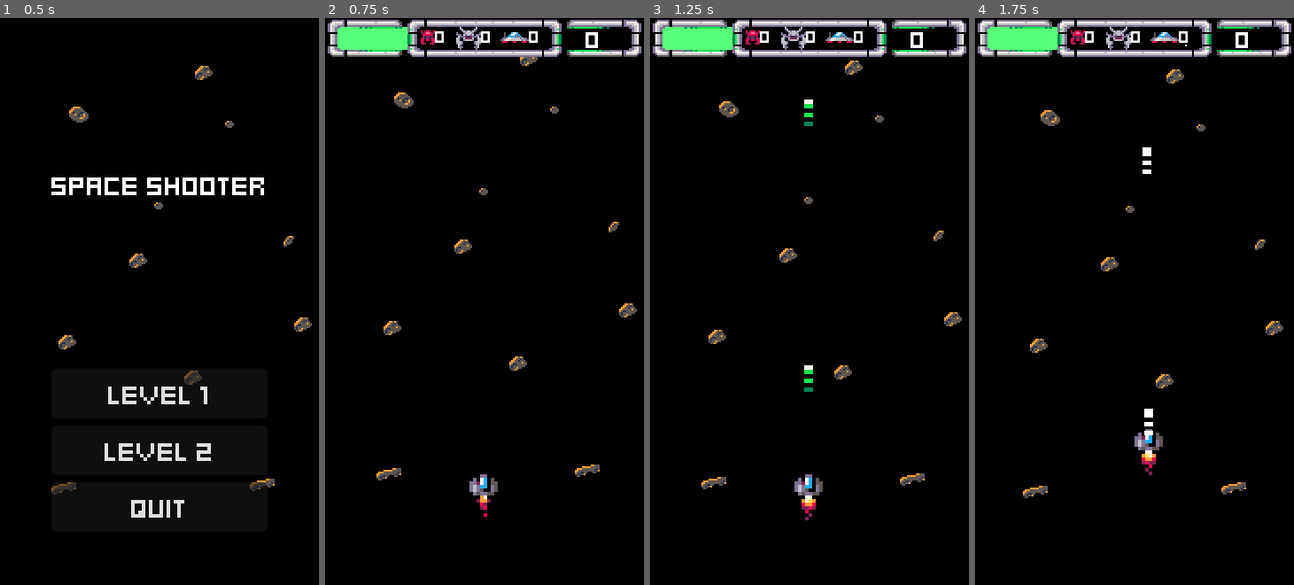
Above: before the commit, frames 1-4 (left to right).
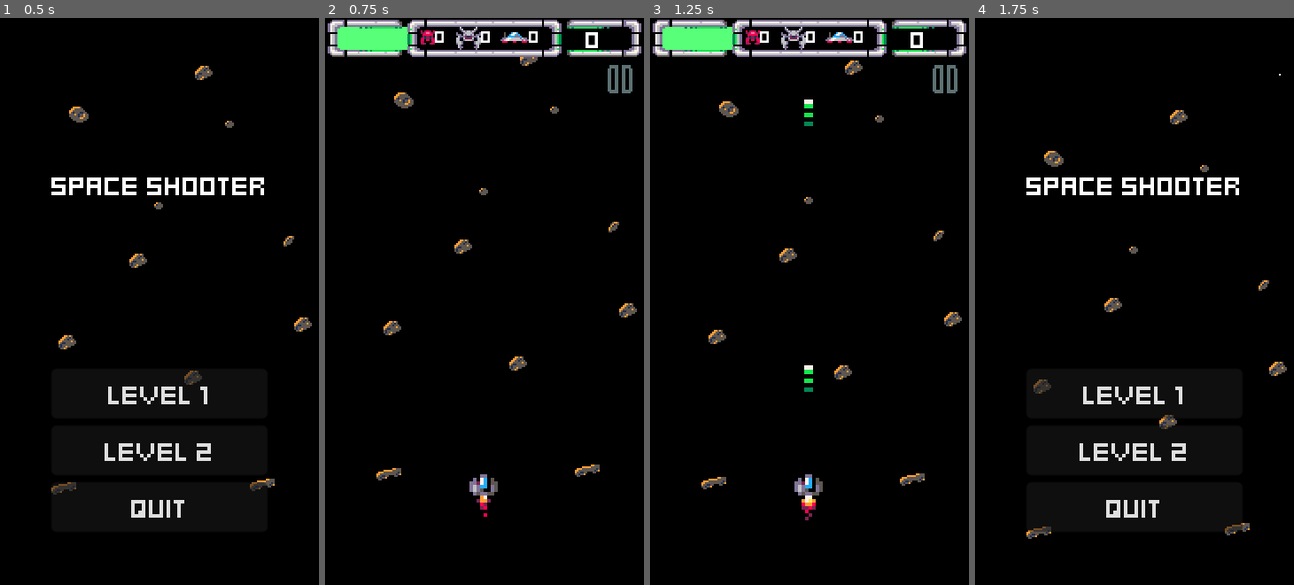
Above: after the commit, the same moments.

Repository: mubashirtanveerayon/SpaceShmup
Game: Godot game, scene res://scenes/ui/main_menu.tscn
Same seed, same stepped clock (60 frames per second), same inputs: the game is played once before the commit and once after it. Sound files missing from this copy of the repository are replaced by a short silence.
Inputs (mouse positions are in pixels of both pictures, inside the frame that each line leads up to):
- Up to frame 1 (0.5 s): no input
- Up to frame 2 (0.75 s): click "Level 1" at 0.5 s
- Up to frame 3 (1.25 s): no input
- Up to frame 4 (1.75 s): click (1268, 80) at 1.27 s

Frame 1 is identical in both runs. In frame 2, 0.2% of the frame differs, in the area x 88-97%, y 8-14%; in frame 3, 0.2%; in frame 4, 8.7%, in the area x 0-100%, y 0-92%.

Commit message:
pause button

Diff:
--- a/scenes/boss_fight.tscn
+++ b/scenes/boss_fight.tscn
@@ -17,6 +17,9 @@
 [ext_resource type="Texture2D" uid="uid://dsrobotp5hokg" path="res://assets/pico8_invaders_sprites_LARGE(1).png" id="14_vkkwt"]
 [ext_resource type="PackedScene" uid="uid://c5tueres11aun" path="res://scenes/power_up/player_bullet_scale_power_up.tscn" id="14_wbvb7"]
 [ext_resource type="AudioStream" uid="uid://b2c7xsmxb7tc7" path="res://assets/audio/2021-08-30_-_Boss_Time_-_www.FesliyanStudios.com.mp3" id="16_fxeev"]
+[ext_resource type="Texture2D" uid="uid://dg13a7318xkf1" path="res://assets/pause_up.png" id="17_6sap6"]
+[ext_resource type="Texture2D" uid="uid://5l0w3kifsxei" path="res://assets/pause_down.png" id="18_ma0v4"]
+[ext_resource type="Texture2D" uid="uid://cs42s7ybynsbr" path="res://assets/pause_hover.png" id="19_tae6d"]
 
 [sub_resource type="GDScript" id="GDScript_op0wo"]
 script/source = "extends Node2D
@@ -31,6 +34,7 @@
 	hide()
 	$ParallaxBackground.hide()
 	$HUD.hide()
+	game_pause_triggered.emit(unique_id)
 
 func resume():
 	get_tree().paused=false
@@ -42,7 +46,7 @@
 func _process(delta):
 	if Input.is_action_pressed(\"ui_cancel\") and not get_tree().paused:
 		pause()
-		game_pause_triggered.emit(unique_id)
+
 
 func _on_stats_boss_enemy_dead():
 	for child in get_children(false):
@@ -151,6 +155,17 @@
 atlas = ExtResource("14_vkkwt")
 region = Rect2(0, 104, 128, 24)
 
+[sub_resource type="GDScript" id="GDScript_4or3v"]
+script/source = "extends TextureButton
+
+
+@onready var world_node:Node2D=get_tree().get_first_node_in_group(\"world\")
+
+func _on_pressed():
+	if world_node != null and not get_tree().paused:
+		world_node.pause()
+"
+
 [node name="BossFight" type="Node2D" groups=["world"]]
 script = SubResource("GDScript_op0wo")
 
@@ -270,8 +285,20 @@
 texture = SubResource("AtlasTexture_40u1h")
 stretch_mode = 1
 
+[node name="TextureButton" type="TextureButton" parent="HUD/Stats"]
+offset_left = 158.0
+offset_top = 25.0
+offset_right = 175.0
+offset_bottom = 44.0
+texture_normal = ExtResource("17_6sap6")
+texture_pressed = ExtResource("18_ma0v4")
+texture_hover = ExtResource("19_tae6d")
+stretch_mode = 3
+script = SubResource("GDScript_4or3v")
+
 [node name="AudioStreamPlayer" type="AudioStreamPlayer" parent="."]
 stream = ExtResource("16_fxeev")
 autoplay = true
 
 [connection signal="boss_enemy_dead" from="HUD/Stats" to="." method="_on_stats_boss_enemy_dead"]
+[connection signal="pressed" from="HUD/Stats/TextureButton" to="HUD/Stats/TextureButton" method="_on_pressed"]
--- a/scenes/world.tscn
+++ b/scenes/world.tscn
@@ -6,10 +6,13 @@
 [ext_resource type="PackedScene" uid="uid://bs3bxh8urlbaj" path="res://scenes/boundary.tscn" id="2_t7ai7"]
 [ext_resource type="PackedScene" uid="uid://dcv6r7cassn87" path="res://scenes/limited_spawner.tscn" id="4_5q2j5"]
 [ext_resource type="Texture2D" uid="uid://dsrobotp5hokg" path="res://assets/pico8_invaders_sprites_LARGE(1).png" id="5_2st35"]
+[ext_resource type="Texture2D" uid="uid://dg13a7318xkf1" path="res://assets/pause_up.png" id="6_c8x4h"]
 [ext_resource type="PackedScene" uid="uid://chxhntyic1up" path="res://scenes/shooter_enemy.tscn" id="6_ll2sy"]
 [ext_resource type="PackedScene" uid="uid://cw3ufjy2t8d2p" path="res://scenes/bomber_ufo.tscn" id="7_ctqda"]
+[ext_resource type="Texture2D" uid="uid://5l0w3kifsxei" path="res://assets/pause_down.png" id="7_kjabt"]
 [ext_resource type="FontFile" uid="uid://c45raxvnju0m3" path="res://assets/fonts/kenney_mini_square.ttf" id="8_3i6uo"]
 [ext_resource type="Script" path="res://scripts/ui/stats.gd" id="8_4qvps"]
+[ext_resource type="Texture2D" uid="uid://cs42s7ybynsbr" path="res://assets/pause_hover.png" id="8_6b6fg"]
 [ext_resource type="Theme" uid="uid://bllenujqgun7o" path="res://data/ui_theme.tres" id="8_whqfb"]
 [ext_resource type="PackedScene" uid="uid://7n47pc0cdrlq" path="res://scenes/power_up/power_up_spawner.tscn" id="10_37tgw"]
 [ext_resource type="PackedScene" uid="uid://bb8b3ynurjoo3" path="res://scenes/power_up/health_power_up.tscn" id="12_5qwh8"]
@@ -30,6 +33,7 @@
 	hide()
 	$ParallaxBackground.hide()
 	$HUD.hide()
+	game_pause_triggered.emit(unique_id)
 
 func resume():
 	get_tree().paused=false
@@ -41,7 +45,7 @@
 func _process(delta):
 	if Input.is_action_pressed(\"ui_cancel\") and not get_tree().paused:
 		pause()
-		game_pause_triggered.emit(unique_id)
+
 "
 
 [sub_resource type="StyleBoxEmpty" id="StyleBoxEmpty_vk5xc"]
@@ -52,6 +56,17 @@
 [sub_resource type="AtlasTexture" id="AtlasTexture_et7ih"]
 atlas = ExtResource("5_2st35")
 region = Rect2(0, 104, 128, 24)
+
+[sub_resource type="GDScript" id="GDScript_4wm78"]
+script/source = "extends TextureButton
+
+
+@onready var world_node:Node2D=get_tree().get_first_node_in_group(\"world\")
+
+func _on_pressed():
+	if world_node != null and not get_tree().paused:
+		world_node.pause()
+"
 
 [sub_resource type="GDScript" id="GDScript_2epuu"]
 script/source = "extends Camera2D
@@ -178,6 +193,18 @@
 texture = SubResource("AtlasTexture_et7ih")
 stretch_mode = 1
 
+[node name="TextureButton" type="TextureButton" parent="HUD/Stats"]
+layout_mode = 0
+offset_left = 158.0
+offset_top = 25.0
+offset_right = 175.0
+offset_bottom = 44.0
+texture_normal = ExtResource("6_c8x4h")
+texture_pressed = ExtResource("7_kjabt")
+texture_hover = ExtResource("8_6b6fg")
+stretch_mode = 3
+script = SubResource("GDScript_4wm78")
+
 [node name="Player" parent="." instance=ExtResource("1_ys2o1")]
 position = Vector2(89, 284)
 wall_min_slide_angle = 0.261799
@@ -240,3 +267,5 @@
 script = SubResource("GDScript_2epuu")
 shake_fade_intensity = 3.0
 shake_intensity = 7.0
+
+[connection signal="pressed" from="HUD/Stats/TextureButton" to="HUD/Stats/TextureButton" method="_on_pressed"]
Binary file added: assets/pause_down.png
Not shown, added: assets/pause_down.png.import
Binary file added: assets/pause_hover.png
Not shown, added: assets/pause_hover.png.import
Binary file added: assets/pause_up.png
Not shown, added: assets/pause_up.png.import
Not shown, changed: export_presets.cfg
Not shown: 1 places in scenes/boss_fight.tscn that only renumber resources
Not shown: 1 places in scenes/world.tscn that only renumber resources
